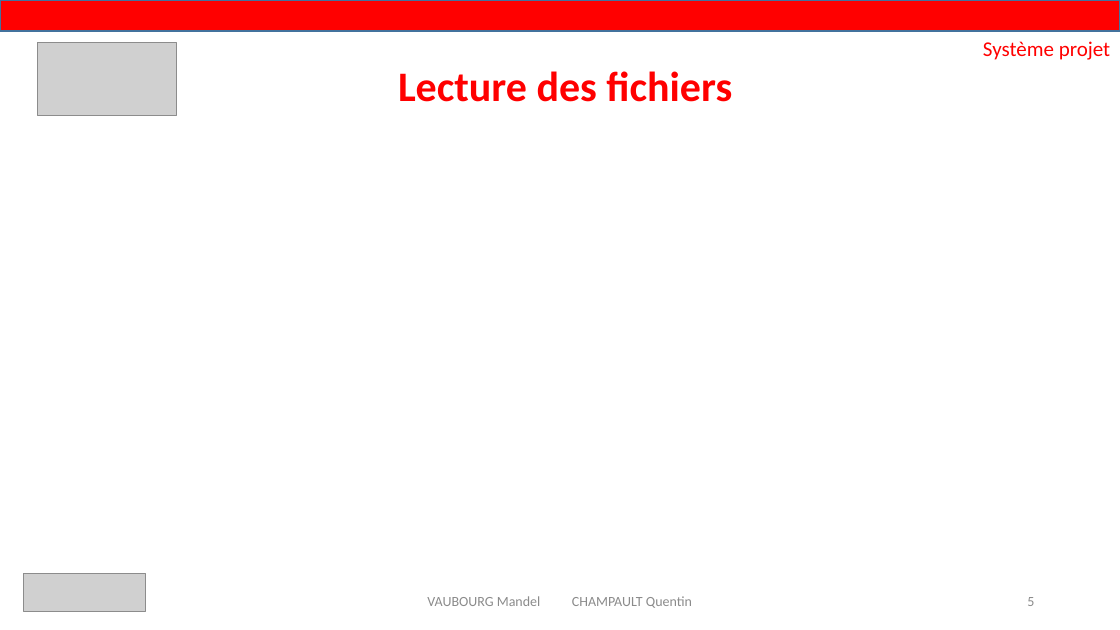
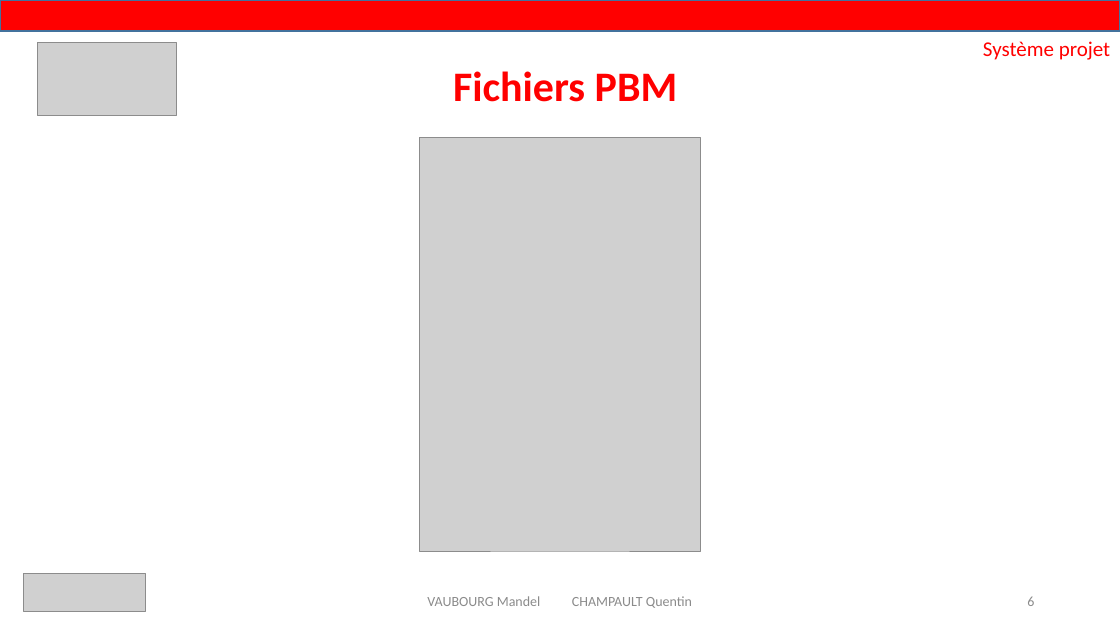
Before and after one commit to Akitoshi02/ExiaScreen, a slide deck: slide 6 of Rapport de fin + Powerpoint/exia.pptx (slide 5 before the commit). Drawn at 1120x630 pixels with LibreOffice and Linux fonts; fonts in the diff are those of the drawing; grey boxes stand for pictures. Boxes give left, top, right and bottom in pixels: in the first picture for what was removed or moved away, otherwise in the second. Text is boxed around its words. In the diff, an @@ line names an element or a change of style, - is before the commit and + after.

```diff
--- a/Rapport de fin + Powerpoint/exia.pptx
+++ b/Rapport de fin + Powerpoint/exia.pptx
@@ title at (453,71,678,102): text changed @@
-Lecture des fichiers
+Fichiers PBM
@@ picture added at (420,138,701,551) @@
```
Also in this commit, not shown: 5 other slides changed, 12 slides added.
